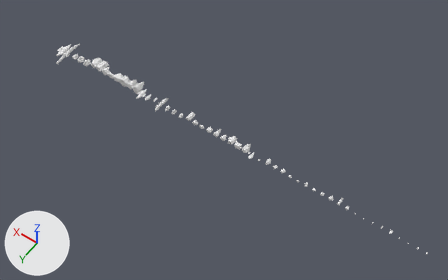
The glTF model assets/ships/kits/tidewright.glb as it was, and as the next commit left it.
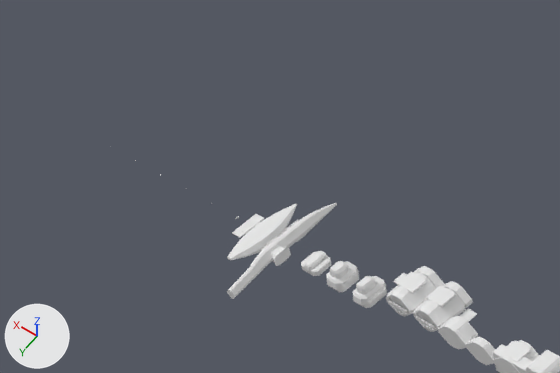
The first picture shows the older version from a 50 mm lens placed at (-23.0, 1419.0, 2231.0), pointed at (1011.0, -29.0, -44.0). The close-ups show the older and then the newer version on the part from 2% to 29% of the width and 0% to 29% of the height of that picture. Only the edits that show in the close-ups are written down. Lighting does not change. The marker at lower left points along +X, +Y and +Z. Where no turn or scale is listed for an object, it has been applied to the vertices. Vertices at exactly the same position are counted once.

The older version as bpy lines, for what is in view:
```python
ob_appendage_sidehull = bpy.data.objects.new('appendage.sidehull', me_appendage_sidehull)
ob_appendage_sidehull.location = (1960.0, 0.0, 0.0)
ob_command_tower_001 = bpy.data.objects.new('command.tower.001', me_command_tower_001)
ob_command_tower_001.location = (1840.0, 0.0, 0.0)
ob_ventral_keel_001 = bpy.data.objects.new('ventral.keel.001', me_ventral_keel_001)
ob_ventral_keel_001.location = (2000.0, 0.0, 0.0)
# also in view: 'waist.full.003' at (1720.0, -10.0, 1.0); 'waist.half.003' at (1680.0, -5.0, 1.0); 'battery.deck3' at (1640.0, -16.0, 1.0); 'stern.banks6' at (1800.0, -28.0, 1.0); 'command.citadel' at (1880.0, 0.0, 6.0)
```
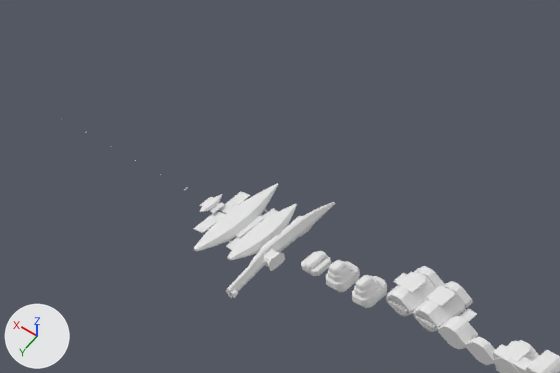
The change, as a list of edits to the scene's bpy script:
```text
Change me_appendage_sidehull:
    used by ob_appendage_sidehull; location = (1960.0, 0.0, 0.0)
    remove me_appendage_sidehull.from_pydata(...)  # 334 vertices, 684 faces; spans x -6.0..19.0, y -80.0..90.0, z -9.0..10.0
    add me_appendage_sidehull.from_pydata(...)  # 420 vertices, 840 faces; spans x -6.0..20.0, y -80.0..90.0, z -9.0..10.0
    me_appendage_sidehull part 1: the loose piece of 24 vertices spanning x 6.0..15.0, y -34.0..-12.0, z -8.0..7.0 is scaled about its middle by (1.3, 1, 1), then moved by (-9.0, 47.0, 0.0)
    me_appendage_sidehull part 2: 11 vertices moved within x -3.0..10.0, y -80.0..90.0, z -9.0..2.0; 229 vertices removed from x -4.0..19.0, y -80.0..90.0, z -9.0..10.0; 251 vertices added at x -5.0..20.0, y -80.0..90.0, z -9.0..10.0
    other edits to the shape of me_appendage_sidehull do not show in these pictures
Add me_ventral_truss:
    me_ventral_truss.from_pydata(...)  # 452 vertices, 716 faces; spans x -33.2..33.2, y -64.2..64.2, z -12.8..3.6
    # faces by material slot: [476, 48, 144, 48]
    me_ventral_truss.materials.append(mat_hull)  # white #e7e7e7
    me_ventral_truss.materials.append(mat_dark)  # white #e7e7e7
    me_ventral_truss.materials.append(mat_trim)  # white #e7e7e7
    me_ventral_truss.materials.append(mat_glow)  # white #e7e7e7
Add me_ventral_keel_002:
    me_ventral_keel_002.from_pydata(...)  # 256 vertices, 452 faces; spans x -10.9..10.9, y -16.8..16.8, z -4.6..1.3
    # faces by material slot: [332, 24, 72, 24]
    me_ventral_keel_002.materials.append(mat_hull)  # white #e7e7e7
    me_ventral_keel_002.materials.append(mat_dark)  # white #e7e7e7
    me_ventral_keel_002.materials.append(mat_trim)  # white #e7e7e7
    me_ventral_keel_002.materials.append(mat_glow)  # white #e7e7e7
Add ob_ventral_truss:
    ob_ventral_truss = bpy.data.objects.new('ventral.truss', me_ventral_truss)
    ob_ventral_truss.location = (2040.0, 0.0, 0.0)
Add ob_ventral_keel_002:
    ob_ventral_keel_002 = bpy.data.objects.new('ventral.keel.002', me_ventral_keel_002)
    ob_ventral_keel_002.location = (2080.0, 0.0, 0.0)
```

Location of each change, [x1, y1, x2, y2] in pixels of the close-ups (560 x 373 px; the box of a moved part takes in the faces that stretch with it):
'ventral.truss', added
    after: [193, 183, 279, 252]
    faces in mat_hull (white #e7e7e7): [193, 183, 279, 252]
    faces in mat_dark (white #e7e7e7): [195, 192, 277, 250]
'appendage.sidehull', reshaped
    before: [227, 203, 337, 299]
    after: [226, 202, 335, 298]
'ventral.keel.002', added
    after: [199, 194, 225, 213]
    faces in mat_hull (white #e7e7e7): [200, 194, 223, 212]
part 1 of me_appendage_sidehull, moved or reshaped (not visible before)
    after: [264, 249, 285, 271]
part 2 of me_appendage_sidehull, moved or reshaped
    before: [227, 203, 337, 299]
    after: [226, 202, 335, 298]
